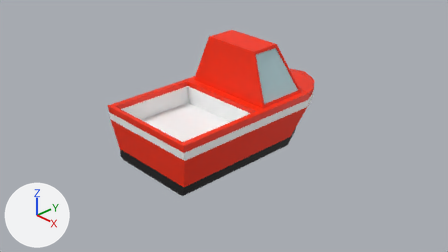
Before and after pictures for a commit that changed the Blender file common/boats/SimpleBoat.blend.
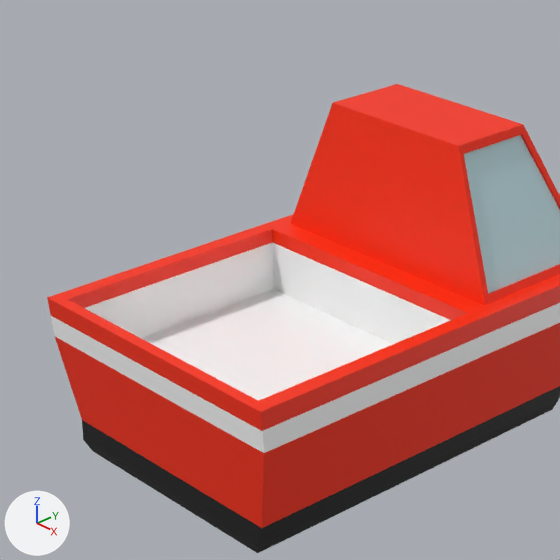
There are two pictures of each version: one from the file's camera 'Camera', one close up on the part from 20% to 65% of the width and 0% to 79% of the height. The lights are fixed; the arrows at lower left show +X, +Y and +Z.
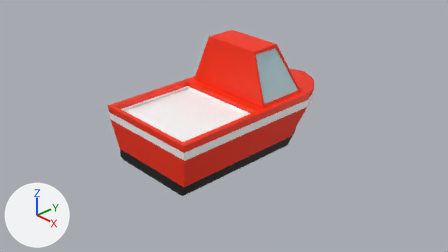
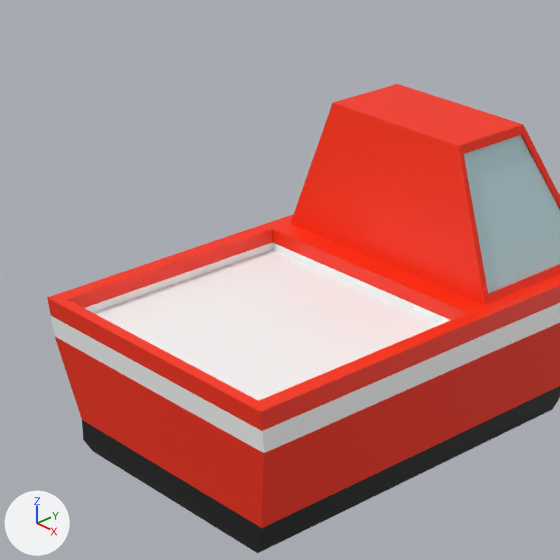
Diff of the bpy script that builds the scene:
```diff
--- a/common/boats/SimpleBoat.blend.py
+++ b/common/boats/SimpleBoat.blend.py
@@ me_cube @@
 me_cube.from_pydata(...)  # 217 vertices, 205 faces; spans x -1.0..1.0, y -1.76..2.24, z -0.55..1.45
 # used by ob_cube; location = (0.0, 0.0, 0.0)
 # before: 108 (0.9, -0.07, 0.13), 109 (0.9, -1.69, 0.13), 110 (-0.9, -1.69, 0.13), 111 (-0.9, -0.07, 0.13) at pixel (273, 289)
+# me_cube part 1
+for i in [*range(108, 112)]: me_cube.vertices[i].co += Vector((0.0, 0.0, 0.29))
 me_cube.materials.append(mat_body)
```

Boxes [x1, y1, x2, y2] around the edits, measured in the close-ups (560 x 560 px; the box of a moved part takes in the faces that stretch with it):
part 1 of me_cube, moved or reshaped
    both: [85, 242, 450, 401]
